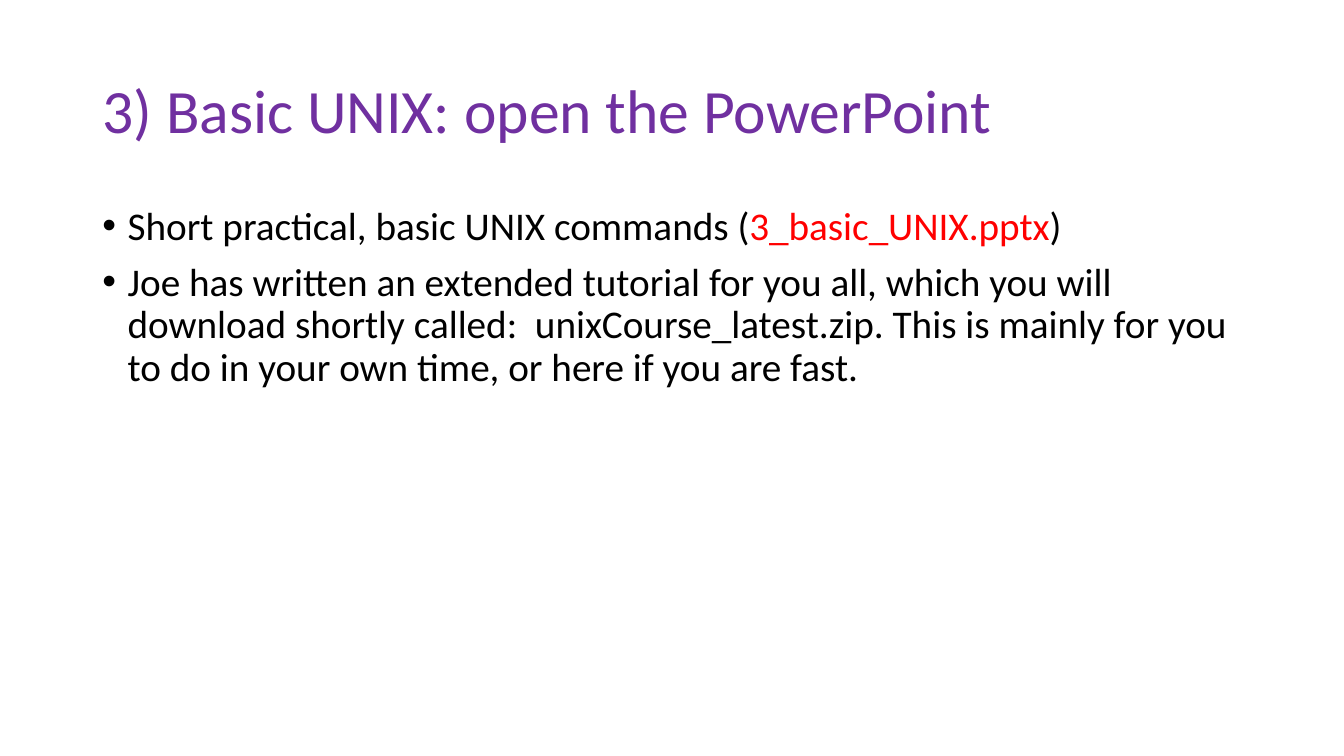
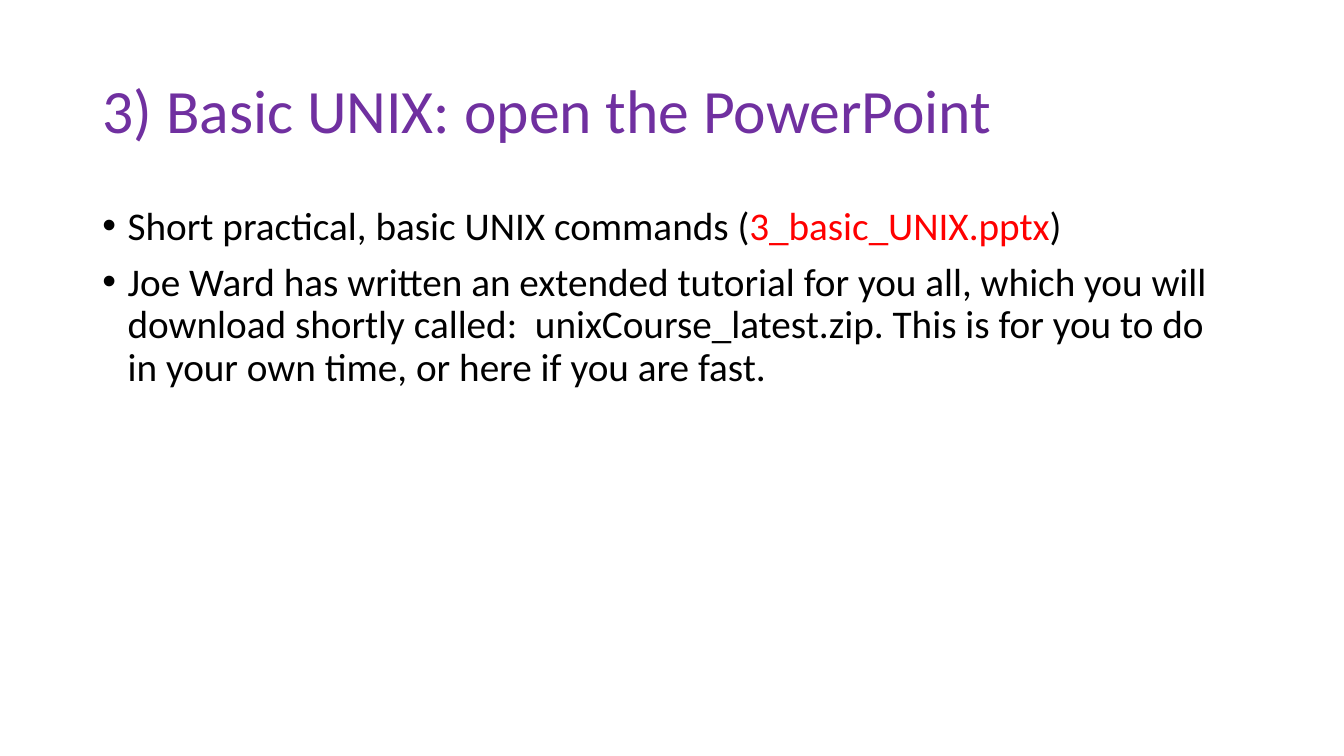
Before and after one commit to peterthorpe5/Sys_admin, a slide deck: slide 9 of cluster_course/powerpoint/Using_the_Cluster.pptx (slide 10 before the commit). Drawn at 1344x756 pixels with LibreOffice and Linux fonts; fonts in the diff are those of the drawing. Boxes give left, top, right and bottom in pixels: in the first picture for what was removed or moved away, otherwise in the second. Text is boxed around its words. In the diff, an @@ line names an element or a change of style, - is before the commit and + after.

```diff
--- a/cluster_course/powerpoint/Using_the_Cluster.pptx
+++ b/cluster_course/powerpoint/Using_the_Cluster.pptx
@@ text at (128, 268, 1207, 388): text changed @@
-• Joe has written an extended tutorial for you all, which you will download shortly called: unixCourse_latest.zip. This is mainly for you to do in your own time, or here if you are fast.
+• Joe Ward has written an extended tutorial for you all, which you will download shortly called: unixCourse_latest.zip. This is for you to do in your own time, or here if you are fast.
```
Also in this commit, not shown: 2 other slides changed, 1 slide added, 2 slides removed, 5 other files.
